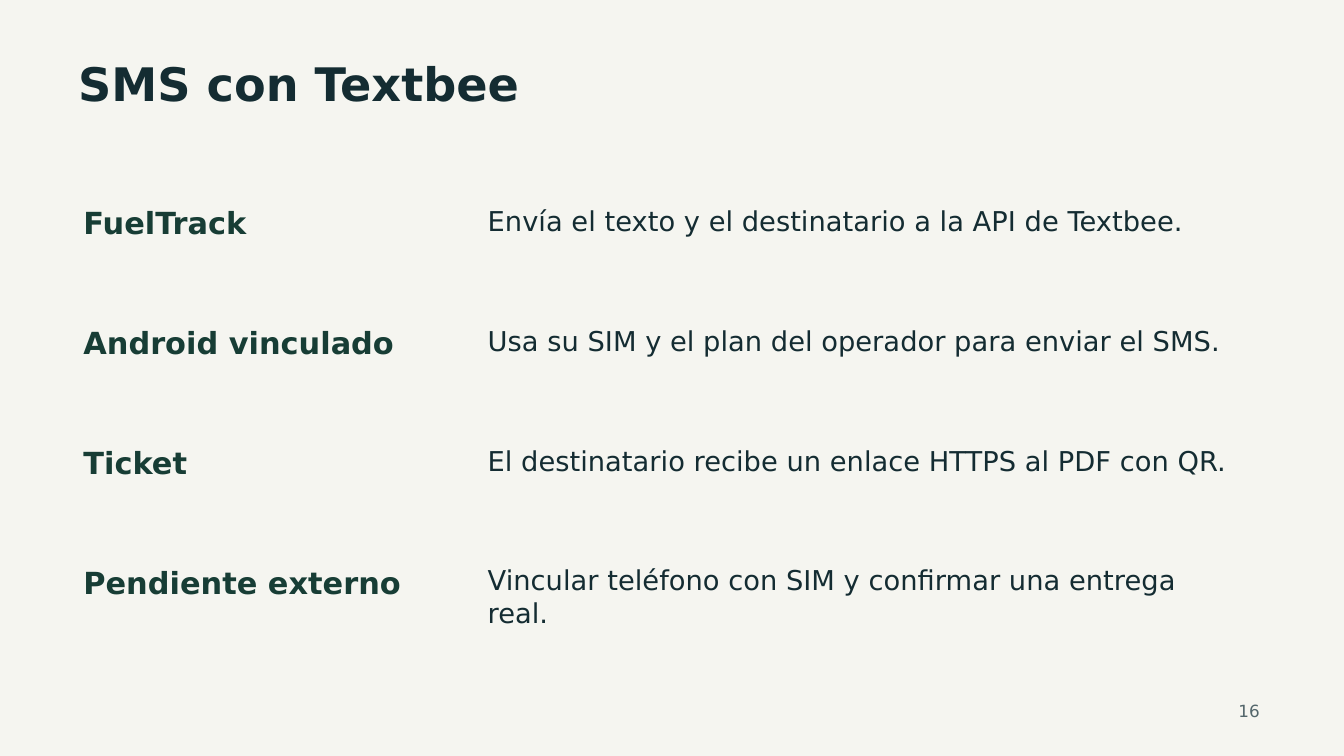
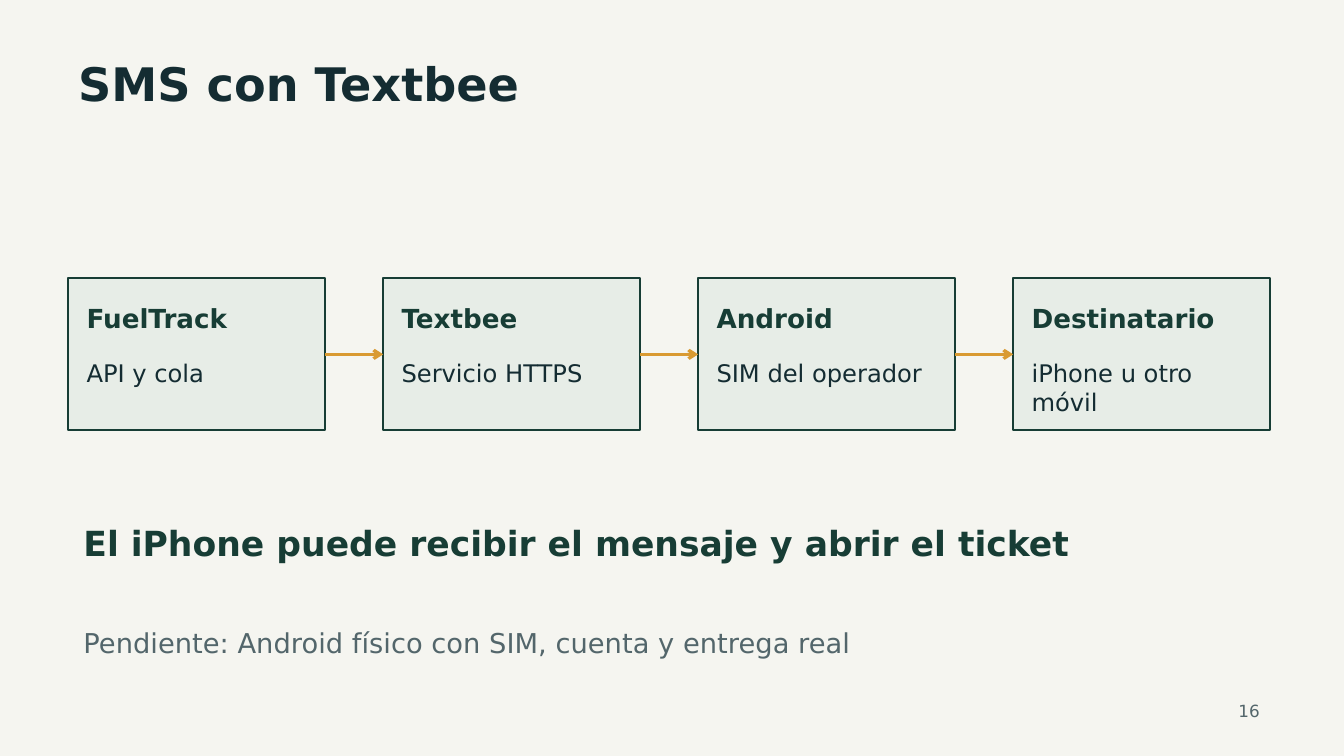
Before and after one commit to Rowlistp/ING-IDS347-01-TENDENCIAS-EN-DESARROLLO-DE-SOFTWARE, a slide deck: slide 16 of docs/presentacion/FuelTrack-Presentacion.pptx. Drawn at 1344x756 pixels with LibreOffice and Linux fonts; fonts in the diff are those of the drawing. Boxes give left, top, right and bottom in pixels: in the first picture for what was removed or moved away, otherwise in the second. Text is boxed around its words. In the diff, an @@ line names an element or a change of style, - is before the commit and + after.

```diff
--- a/docs/presentacion/FuelTrack-Presentacion.pptx
+++ b/docs/presentacion/FuelTrack-Presentacion.pptx
@@ text removed at (488,209,1183,237) @@
-Envía el texto y el destinatario a la API de Textbee.
@@ rectangle added at (69,278,326,431), fill #E7EDE7, outline #173D35 1.5 pt @@
@@ text "FuelTrack": place and size @@
-text "FuelTrack" at (83,211,246,235)
+text "FuelTrack" at (87,308,227,329)
@@ text "FuelTrack" at (87,308,227,329): size 21.8 to 18.8 pt @@
@@ rectangle added at (383,278,640,431), fill #E7EDE7, outline #173D35 1.5 pt @@
@@ rectangle added at (699,278,956,431), fill #E7EDE7, outline #173D35 1.5 pt @@
@@ rectangle added at (1013,278,1270,431), fill #E7EDE7, outline #173D35 1.5 pt @@
@@ text added at (402,308,518,329), 18.8 pt, text #173D35, bold @@
+Textbee
@@ text at (717,308,833,329): text changed; size 21.8 to 18.8 pt @@
-Android vinculado
+Android
@@ text added at (1032,308,1215,329), 18.8 pt, text #173D35, bold @@
+Destinatario
@@ arrow added from (326, 355) to (383, 355), #D99A32 2.25 pt @@
@@ text removed at (488,330,1220,357) @@
-Usa su SIM y el plan del operador para enviar el SMS.
@@ arrow added from (640, 355) to (699, 355), #D99A32 2.25 pt @@
@@ arrow added from (956, 355) to (1013, 355), #D99A32 2.25 pt @@
@@ text added at (87,363,204,387), 17.2 pt, text #142C32 @@
+API y cola
@@ text added at (402,363,582,383), 17.2 pt, text #142C32 @@
+Servicio HTTPS
@@ text added at (717,363,922,387), 17.2 pt, text #142C32 @@
+SIM del operador
@@ text added at (1032,363,1192,412), 17.2 pt, text #142C32 @@
+iPhone u otro móvil
@@ text removed at (83,451,187,475) @@
-Ticket
@@ text removed at (488,450,1226,475) @@
-El destinatario recibe un enlace HTTPS al PDF con QR.
@@ text added at (83,529,1069,563), 24.8 pt, text #173D35, bold @@
+El iPhone puede recibir el mensaje y abrir el ticket
@@ text removed at (83,571,401,595) @@
-Pendiente externo
@@ text at (83,631,850,659): text changed; text colour #142C32 to #53666B @@
-Vincular teléfono con SIM y confirmar una entrega real.
+Pendiente: Android físico con SIM, cuenta y entrega real
```
Also in this commit, not shown: 4 other slides changed, 1 slide added, 1 slide removed, 13 other files.
